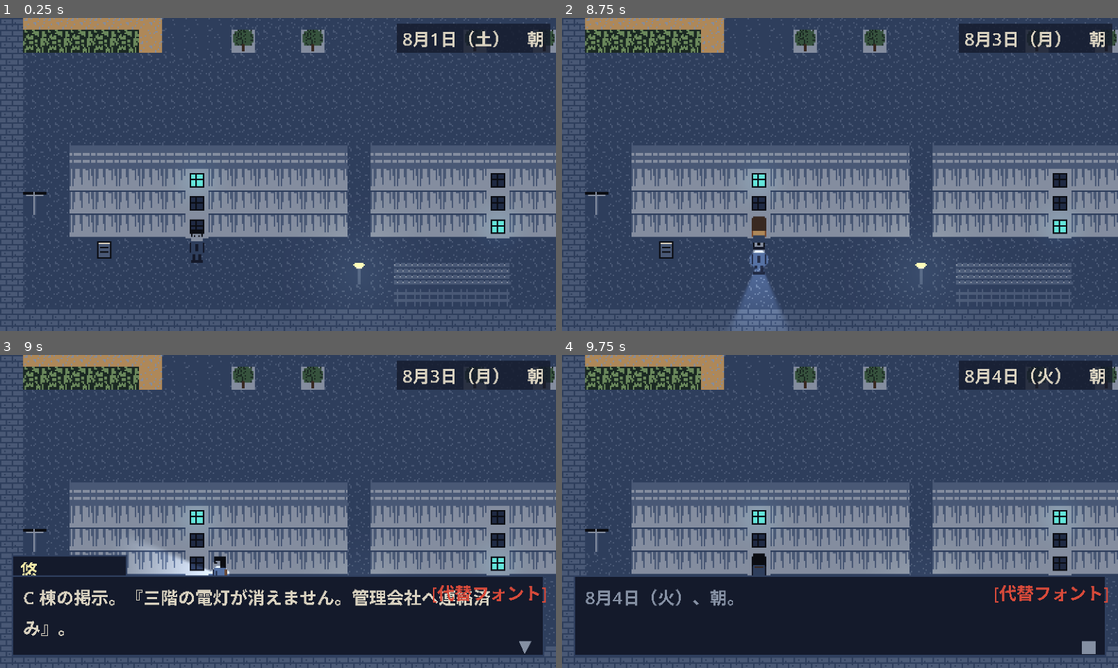
Above: before the commit, frames 1-4 (two rows, left to right).
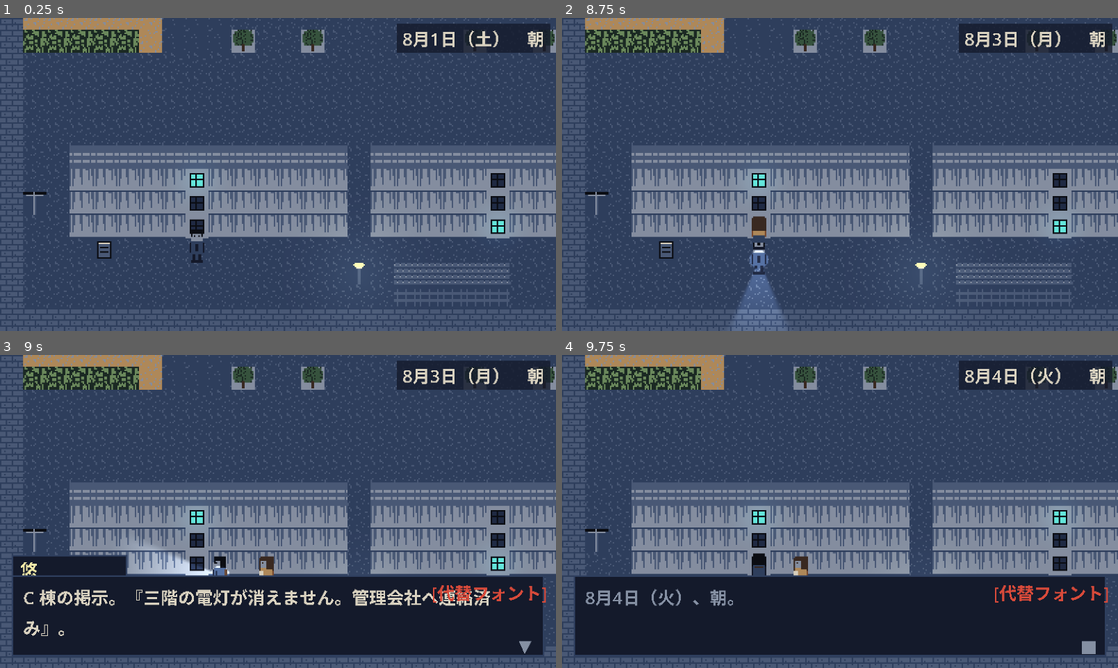
Above: after the commit, the same moments.

Repository: kijima-masaru/Ano-natsu-no-hyaku-ki-yak-
Game: Godot game, scene res://scenes/debug/playtest_driver.tscn
Same seed, same stepped clock (60 frames per second), same inputs: the game is played once before the commit and once after it. This scene is started directly instead of the project's main scene.
Inputs:
- Up to frame 1 (0.25 s): no input
- Up to frame 2 (8.75 s): tap Enter (ui_accept) at 0.5, 0.77, 1.52, 3.02, 3.77, 4.52, 6.02, 6.77, 7.52 s; hold D (move_right) 0.53-1.28 s; hold F (flashlight) 0.53-1.28 s; hold S (move_down) 1.28-2.03 s; tap Z (interact) at 1.35, 4.35, 7.35 s; hold D (move_right) 2.03-2.78 s; hold N (open_notebook) 2.03-2.78 s; hold W (move_up) 2.78-3.53 s; tap Shift (sneak) at 2.85, 5.85 s; hold F (flashlight) 3.53-4.28 s; hold A (move_left) 3.53-5.03 s; hold S (move_down) 5.03-5.78 s; hold N (open_notebook) 5.03-5.78 s; hold D (move_right) 5.78-6.53 s; hold W (move_up) 6.53-7.28 s; hold F (flashlight) 6.53-7.28 s; hold D (move_right) 7.28-8.03 s; hold S (move_down) from 8.03 s (still down); hold N (open_notebook) from 8.03 s (still down)
- Up to frame 3 (9 s): release S (move_down) at 8.78 s; release N (open_notebook) at 8.78 s; hold A (move_left) from 8.78 s (still down); tap Shift (sneak) at 8.85 s
- Up to frame 4 (9.75 s): tap Enter (ui_accept) at 9.02 s; release A (move_left) at 9.53 s; hold W (move_up) from 9.53 s (still down); hold F (flashlight) from 9.53 s (still down)

Frames 1-2 are identical in both runs. In frame 3, 0.1% of the frame differs, in the area x 46-50%, y 64-71%; in frame 4, 0.1%, in the area x 41-45%, y 64-71%.

Commit message:
fix(heroine): 会話中も澪が歩き続け、同行中の隠蔽がほぼ必ず目撃されていた
実機検証で、澪の追従距離（2〜5 タイル）が目撃半径（64〜96px）以上で、
さらにイベント中も追従を続けるため、message → conceal_evidence の順の
イベントでは隠蔽の時点で澪がほぼ確実に隣にいると分かった。

- イベント実行中（主人公の入力が止まっている間）は澪も足を止める
- 目撃半径を段階ごとに 24／40／56／72px にし、追従距離より短くする。
  普通に追従している澪には見られず、遷移直後・先回り・追いつく前に
  立ち止まって調べたときだけ見られる
- 検証ドライバの既定を「追従距離に澪を置く」に変え、--witness で 1 タイル隣に置く。
  前者で全隠蔽が成功し、後者で全て目撃されることを確認
- docs/CONCEALMENT_LIST.md・docs/FLAGS.md・docs/PLAYTEST_LOG.md を更新

Co-Authored-By: Claude Fable 5.1 <noreply@anthropic.com>
Claude-Session: https://claude.ai/code/session_012m8V77zujmRXRRP5JutGJS

Diff:
--- a/scripts/actors/heroine.gd
+++ b/scripts/actors/heroine.gd
@@ -12,10 +12,11 @@
 const TRAIL_STEP: float = 8.0
 const TRAIL_MAX: int = 96
 const ARRIVE_DISTANCE: float = 4.0
-## 隠蔽を目撃する半径（4 タイル）
-const WITNESS_RADIUS: float = 64.0
-## 段階（無自覚／違和感／疑念／確信）ごとの目撃半径
-const WITNESS_RADIUS_BY_STAGE: PackedFloat32Array = [64.0, 64.0, 80.0, 96.0]
+## 段階（無自覚／違和感／疑念／確信）ごとの目撃半径（px）。
+## 必ず追従距離 FOLLOW_TILES × 16px より小さくする。普通に追従している澪には見られず、
+## 遷移直後や先回りで近くにいるとき、澪が追いつく前に調べなかったときだけ目撃される。
+## （実機検証で、追従距離 ≥ 目撃半径だと同行中の隠蔽が全て失敗すると分かったため。docs/PLAYTEST_LOG.md）
+const WITNESS_RADIUS_BY_STAGE: PackedFloat32Array = [24.0, 40.0, 56.0, 72.0]
 const LOST_DISTANCE: float = 160.0
 const STUCK_SECONDS: float = 1.2
 const AHEAD_IDLE_SECONDS: float = 2.0
@@ -72,6 +73,12 @@
 func _physics_process(delta: float) -> void:
 	var player: CharacterBody2D = SceneRouter.player
 	if player == null or not is_active:
+		return
+	# イベント中（会話・隠蔽）は主人公と同じく足を止める。歩き続けると本文を読んでいる間に隣まで来てしまう
+	if EventSystem.is_running or not player.input_enabled:
+		velocity = velocity.move_toward(Vector2.ZERO, ACCEL * delta)
+		move_and_slide()
+		_tick_animation(delta)
 		return
 	_record_trail(player.global_position)
 	var stage: int = Suspicion.get_stage()
--- a/scripts/tools/playtest/driver_play.gd
+++ b/scripts/tools/playtest/driver_play.gd
@@ -223,7 +223,10 @@
 		_est_walk += _walk_seconds(SceneRouter.player.global_position, dest)
 		SceneRouter.player.global_position = dest
 		if SceneRouter.heroine != null and SceneRouter.heroine.is_inside_tree():
-			SceneRouter.heroine.global_position = SceneRouter.player.global_position + (Vector2(GameConstants.TILE_SIZE, 0) if _witness else Vector2(GameConstants.TILE_SIZE * 12, GameConstants.TILE_SIZE * 12))
+			# 既定：追従距離（段階ごとのタイル数）だけ後ろ。--witness：1 タイル隣（遷移直後と同じ）
+			var follow: PackedInt32Array = SceneRouter.heroine.get_script().get_script_constant_map()["FOLLOW_TILES"]
+			var back: int = follow[clampi(Suspicion.get_stage(), 0, follow.size() - 1)] if not _witness else 1
+			SceneRouter.heroine.global_position = SceneRouter.player.global_position + Vector2(GameConstants.TILE_SIZE * back, 0)
 	it.interact(SceneRouter.player)
 	await _settle()
 
Not shown, changed: docs/CONCEALMENT_LIST.md
Not shown, changed: docs/FLAGS.md
Not shown, changed: docs/PLAYTEST_LOG.md
